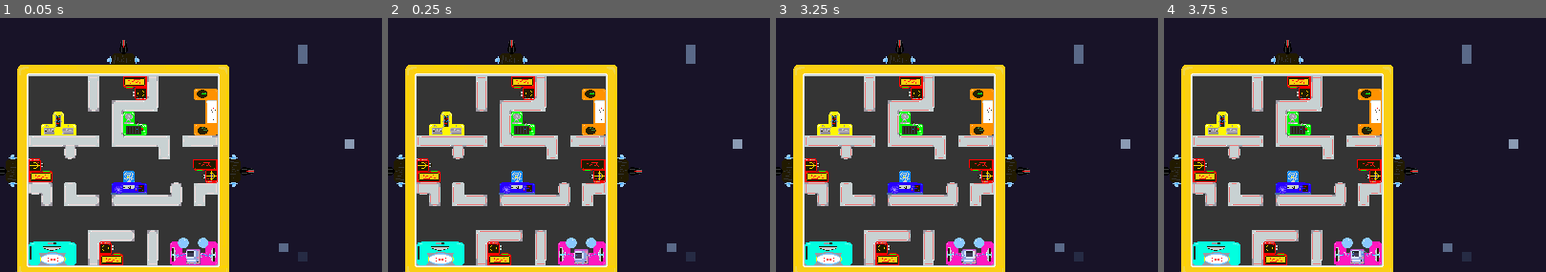
Above: before the commit, frames 1-4 (left to right).
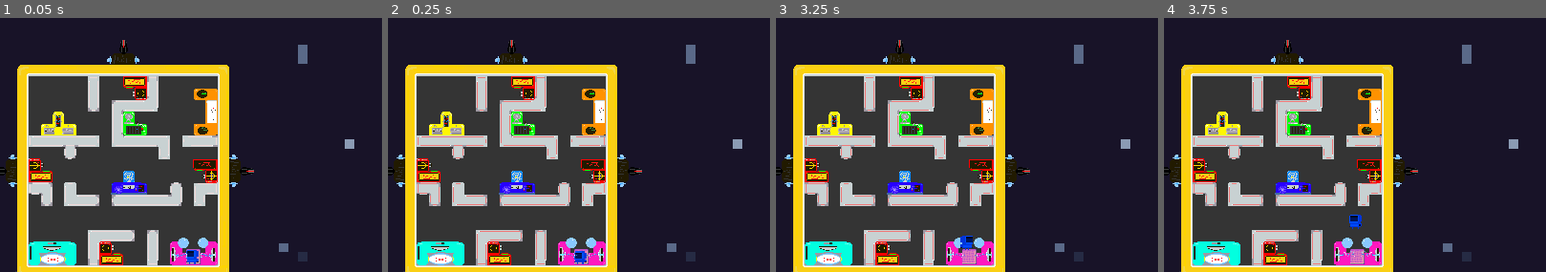
Above: after the commit, the same moments.

Repository: S-Luther/GodotGames
Game: Godot game, scene res://World.tscn
Two runs of this game, one before a commit and one after it. Both use one fixed random seed, a clock stepped at 60 frames per second and the inputs below.
Inputs:
- Up to frame 1 (0.05 s): no input
- Up to frame 2 (0.25 s): no input
- Up to frame 3 (3.25 s): hold Right (ui_right) 0.53-1.28 s; tap Space (ui_swing) every 0.75 s from 0.6 to 2.85 s; hold Down (ui_down) 1.28-2.03 s; hold Right (ui_right) 2.03-2.78 s; hold Up (ui_up) from 2.78 s (still down)
- Up to frame 4 (3.75 s): release Up (ui_up) at 3.53 s; hold Left (ui_left) from 3.53 s (still down); tap Space (ui_swing) at 3.6 s
The pictures show only the part of the screen within x 34-84%, y 20-70%; the shares and areas given below are measured in that part.

The runs differ from the first frame. In frame 1, 0.2% of the frame differs, in the area x 48-52%, y 91-97%; in frame 2, 0.1%; in frame 3, 0.3%, in the area x 48-53%, y 85-97%; in frame 4, 0.3%.

Commit message:
Nav finished but placeholder minimap, transporter color changer functionality

Diff:
--- /dev/null
+++ b/StarCrewRoyale/Minimap.gd
@@ -0,0 +1,26 @@
+extends Sprite
+
+var workable = false
+var working = false
+onready var animationPlayer = $AnimationPlayer
+
+func _physics_process(delta):
+	if workable:
+		if working:
+			if Input.is_action_just_pressed("ui_swing"):
+				working = false
+				animationPlayer.play("off")
+		elif Input.is_action_just_pressed("ui_swing"):
+			working = true
+			animationPlayer.play("on")
+	else:
+		animationPlayer.play("off")
+
+
+
+func _on_NavTerm_area_entered(area):
+	workable = true
+
+
+func _on_NavTerm_area_exited(area):
+	workable = false
--- a/StarCrewRoyale/NavTerminal.tscn
+++ b/StarCrewRoyale/NavTerminal.tscn
@@ -1,4 +1,7 @@
-[gd_scene load_steps=4 format=2]
+[gd_scene load_steps=9 format=2]
+
+[ext_resource path="res://assets/New Piskel.png" type="Texture" id=1]
+[ext_resource path="res://Minimap.gd" type="Script" id=2]
 
 [sub_resource type="CapsuleShape2D" id=1]
 height = 76.0
@@ -8,6 +11,53 @@
 
 [sub_resource type="CapsuleShape2D" id=3]
 height = 0.0
+
+[sub_resource type="Animation" id=4]
+length = 0.001
+tracks/0/type = "value"
+tracks/0/path = NodePath(".:visible")
+tracks/0/interp = 1
+tracks/0/loop_wrap = true
+tracks/0/imported = false
+tracks/0/enabled = true
+tracks/0/keys = {
+"times": PoolRealArray( 0 ),
+"transitions": PoolRealArray( 1 ),
+"update": 0,
+"values": [ true ]
+}
+
+[sub_resource type="Animation" id=5]
+resource_name = "off"
+length = 0.1
+tracks/0/type = "value"
+tracks/0/path = NodePath(".:visible")
+tracks/0/interp = 1
+tracks/0/loop_wrap = true
+tracks/0/imported = false
+tracks/0/enabled = true
+tracks/0/keys = {
+"times": PoolRealArray( 0 ),
+"transitions": PoolRealArray( 1 ),
+"update": 1,
+"values": [ false ]
+}
+
+[sub_resource type="Animation" id=6]
+resource_name = "on"
+length = 0.1
+tracks/0/type = "value"
+tracks/0/path = NodePath(".:visible")
+tracks/0/interp = 1
+tracks/0/loop_wrap = true
+tracks/0/imported = false
+tracks/0/enabled = true
+tracks/0/keys = {
+"times": PoolRealArray( 0 ),
+"transitions": PoolRealArray( 1 ),
+"update": 1,
+"values": [ true ]
+}
 
 [node name="KinematicBody2D" type="KinematicBody2D"]
 
@@ -36,3 +86,17 @@
 [node name="CollisionShape2D3" type="CollisionShape2D" parent="NavTerm"]
 position = Vector2( 162, -87 )
 shape = SubResource( 3 )
+
+[node name="Minimap" type="Sprite" parent="."]
+position = Vector2( 568, -303 )
+scale = Vector2( 10.9687, 11.1562 )
+texture = ExtResource( 1 )
+script = ExtResource( 2 )
+
+[node name="AnimationPlayer" type="AnimationPlayer" parent="Minimap"]
+anims/RESET = SubResource( 4 )
+anims/off = SubResource( 5 )
+anims/on = SubResource( 6 )
+
+[connection signal="area_entered" from="NavTerm" to="Minimap" method="_on_NavTerm_area_entered"]
+[connection signal="area_exited" from="NavTerm" to="Minimap" method="_on_NavTerm_area_exited"]
--- a/StarCrewRoyale/Player1.gd
+++ b/StarCrewRoyale/Player1.gd
@@ -2,7 +2,7 @@
 
 
 export var ACCELERATION = 500
-export var MAX_SPEED = 80
+export var MAX_SPEED = 120
 export var ROLL_SPEED = 100
 export var FRICTION = 500
 
@@ -17,6 +17,7 @@
 var hearts = 4
 
 var i = 0
+var colors = ["White","Red", "Blue", "Green", "Yellow", "Pink"]
 
 var state = MOVE
 var velocity = Vector2.ZERO
@@ -25,6 +26,7 @@
 var station = ""
 var workable = false
 var working = false
+var outfit = false
 
 onready var animationPlayer = $AnimationPlayer
 onready var animationTree = $AnimationTree
@@ -49,7 +51,19 @@
 func move_state(delta):
 	var input_vector = Vector2.ZERO
 	if !working:
-		input_vector.x = Input.get_action_strength("ui_right") - Input.get_action_strength("ui_left")
+		if !outfit:
+			input_vector.x = Input.get_action_strength("ui_right") - Input.get_action_strength("ui_left")
+		else:
+			if Input.is_action_just_pressed("ui_right"):
+				i = i + 1
+				if i == 6:
+					i = 0
+				animationPlayer.play(colors[i])
+			if Input.is_action_just_pressed("ui_left"):
+				i = i - 1
+				if i == -1:
+					i = 5
+				animationPlayer.play(colors[i])
 		input_vector.y = Input.get_action_strength("ui_down") - Input.get_action_strength("ui_up")
 		input_vector = input_vector.normalized()
 
@@ -99,10 +113,15 @@
 
 
 func _on_Area2D_area_entered(area):
+	if area.name == "Transporter":
+		outfit = true
 	station = area.name
 	print(area.name)
 	workable = true
 
 
 func _on_Player1_area_exited(area):
+	if area.name == "Transporter":
+		outfit = false
+
 	workable = false
--- a/StarCrewRoyale/Player1.tscn
+++ b/StarCrewRoyale/Player1.tscn
@@ -1,7 +1,39 @@
-[gd_scene load_steps=25 format=2]
+[gd_scene load_steps=31 format=2]
 
 [ext_resource path="res://assets/Astronaut-Sheet.png" type="Texture" id=1]
 [ext_resource path="res://Player1.gd" type="Script" id=2]
+
+[sub_resource type="Animation" id=30]
+resource_name = "Blue"
+length = 0.2
+tracks/0/type = "value"
+tracks/0/path = NodePath("Sprite:modulate")
+tracks/0/interp = 1
+tracks/0/loop_wrap = true
+tracks/0/imported = false
+tracks/0/enabled = true
+tracks/0/keys = {
+"times": PoolRealArray( 0.2 ),
+"transitions": PoolRealArray( 1 ),
+"update": 0,
+"values": [ Color( 0, 0.321569, 1, 1 ) ]
+}
+
+[sub_resource type="Animation" id=31]
+resource_name = "Green"
+length = 0.2
+tracks/0/type = "value"
+tracks/0/path = NodePath("Sprite:modulate")
+tracks/0/interp = 1
+tracks/0/loop_wrap = true
+tracks/0/imported = false
+tracks/0/enabled = true
+tracks/0/keys = {
+"times": PoolRealArray( 0.2 ),
+"transitions": PoolRealArray( 1 ),
+"update": 0,
+"values": [ Color( 0, 1, 0.462745, 1 ) ]
+}
 
 [sub_resource type="Animation" id=1]
 resource_name = "Idle"
@@ -18,6 +50,22 @@
 "transitions": PoolRealArray( 1, 1, 1 ),
 "update": 1,
 "values": [ 0, 1, 3 ]
+}
+
+[sub_resource type="Animation" id=33]
+resource_name = "Pink"
+length = 0.2
+tracks/0/type = "value"
+tracks/0/path = NodePath("Sprite:modulate")
+tracks/0/interp = 1
+tracks/0/loop_wrap = true
+tracks/0/imported = false
+tracks/0/enabled = true
+tracks/0/keys = {
+"times": PoolRealArray( 0.2 ),
+"transitions": PoolRealArray( 1 ),
+"update": 0,
+"values": [ Color( 1, 0, 0.960784, 1 ) ]
 }
 
 [sub_resource type="Animation" id=2]
@@ -46,6 +94,34 @@
 "update": 0,
 "values": [ true ]
 }
+tracks/2/type = "value"
+tracks/2/path = NodePath("Sprite:modulate")
+tracks/2/interp = 1
+tracks/2/loop_wrap = true
+tracks/2/imported = false
+tracks/2/enabled = true
+tracks/2/keys = {
+"times": PoolRealArray( 0 ),
+"transitions": PoolRealArray( 1 ),
+"update": 0,
+"values": [ Color( 0, 0.345098, 1, 1 ) ]
+}
+
+[sub_resource type="Animation" id=32]
+resource_name = "Red"
+length = 0.2
+tracks/0/type = "value"
+tracks/0/path = NodePath("Sprite:modulate")
+tracks/0/interp = 1
+tracks/0/loop_wrap = true
+tracks/0/imported = false
+tracks/0/enabled = true
+tracks/0/keys = {
+"times": PoolRealArray( 0.2 ),
+"transitions": PoolRealArray( 1 ),
+"update": 0,
+"values": [ Color( 1, 0, 0, 1 ) ]
+}
 
 [sub_resource type="Animation" id=3]
 resource_name = "RunLeft"
@@ -105,6 +181,22 @@
 "transitions": PoolRealArray( 1 ),
 "update": 1,
 "values": [ false ]
+}
+
+[sub_resource type="Animation" id=34]
+resource_name = "White"
+length = 0.2
+tracks/0/type = "value"
+tracks/0/path = NodePath("Sprite:modulate")
+tracks/0/interp = 1
+tracks/0/loop_wrap = true
+tracks/0/imported = false
+tracks/0/enabled = true
+tracks/0/keys = {
+"times": PoolRealArray( 0.2 ),
+"transitions": PoolRealArray( 1 ),
+"update": 0,
+"values": [ Color( 1, 1, 1, 1 ) ]
 }
 
 [sub_resource type="Animation" id=5]
@@ -136,6 +228,22 @@
 "args": [  ],
 "method": "attack_animation_finished"
 } ]
+}
+
+[sub_resource type="Animation" id=35]
+resource_name = "Yellow"
+length = 0.2
+tracks/0/type = "value"
+tracks/0/path = NodePath("Sprite:modulate")
+tracks/0/interp = 1
+tracks/0/loop_wrap = true
+tracks/0/imported = false
+tracks/0/enabled = true
+tracks/0/keys = {
+"times": PoolRealArray( 0.2 ),
+"transitions": PoolRealArray( 1 ),
+"update": 0,
+"values": [ Color( 1, 0.890196, 0, 1 ) ]
 }
 
 [sub_resource type="AnimationNodeAnimation" id=6]
@@ -209,6 +317,7 @@
 script = ExtResource( 2 )
 
 [node name="Sprite" type="Sprite" parent="."]
+modulate = Color( 0, 0.345098, 1, 1 )
 scale = Vector2( 3, 3 )
 texture = ExtResource( 1 )
 flip_h = true
@@ -216,11 +325,17 @@
 vframes = 4
 
 [node name="AnimationPlayer" type="AnimationPlayer" parent="."]
+anims/Blue = SubResource( 30 )
+anims/Green = SubResource( 31 )
 anims/Idle = SubResource( 1 )
+anims/Pink = SubResource( 33 )
 anims/RESET = SubResource( 2 )
+anims/Red = SubResource( 32 )
 anims/RunLeft = SubResource( 3 )
 anims/RunRight = SubResource( 4 )
+anims/White = SubResource( 34 )
 anims/Work = SubResource( 5 )
+anims/Yellow = SubResource( 35 )
 
 [node name="AnimationTree" type="AnimationTree" parent="."]
 tree_root = SubResource( 13 )
--- a/StarCrewRoyale/ShipWrapper.tscn
+++ b/StarCrewRoyale/ShipWrapper.tscn
@@ -357,13 +357,11 @@
 [node name="SheildTerminal" parent="." instance=ExtResource( 5 )]
 
 [node name="Transporter" parent="." instance=ExtResource( 6 )]
-visible = false
 
 [node name="PropoTerminal" parent="." instance=ExtResource( 13 )]
 visible = false
 
 [node name="NavTerminal" parent="." instance=ExtResource( 14 )]
-visible = false
 
 [node name="Repairs" parent="." instance=ExtResource( 15 )]
 visible = false
--- a/StarCrewRoyale/Transporter.tscn
+++ b/StarCrewRoyale/Transporter.tscn
@@ -7,6 +7,8 @@
 [sub_resource type="CapsuleShape2D" id=2]
 radius = 19.0
 height = 10.0
+
+[sub_resource type="CapsuleShape2D" id=3]
 
 [node name="KinematicBody2D" type="KinematicBody2D"]
 
@@ -17,3 +19,10 @@
 [node name="CollisionShape2D2" type="CollisionShape2D" parent="."]
 position = Vector2( 115, 176 )
 shape = SubResource( 2 )
+
+[node name="Transporter" type="Area2D" parent="."]
+
+[node name="CollisionShape2D" type="CollisionShape2D" parent="Transporter"]
+position = Vector2( 149, 209 )
+rotation = 1.5708
+shape = SubResource( 3 )
Not shown: 1 places in StarCrewRoyale/Transporter.tscn that only renumber resources
Binary file added: StarCrewRoyale/assets/New Piskel.png
Not shown, added: StarCrewRoyale/assets/New Piskel.png.import
